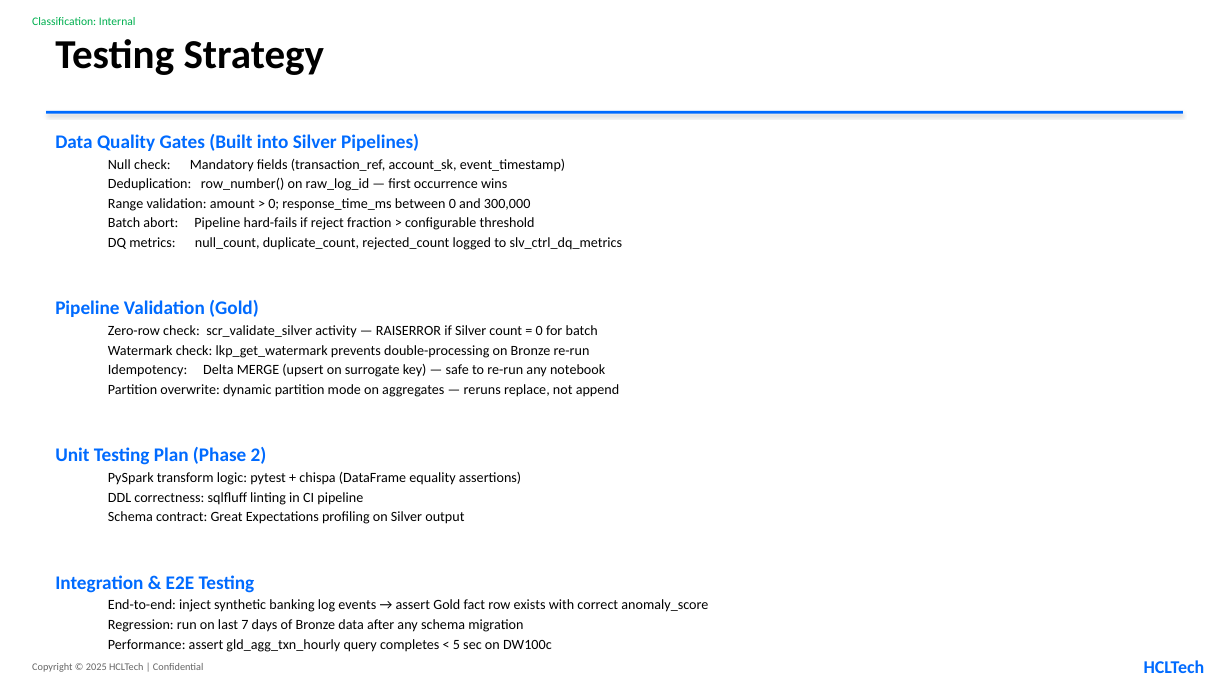
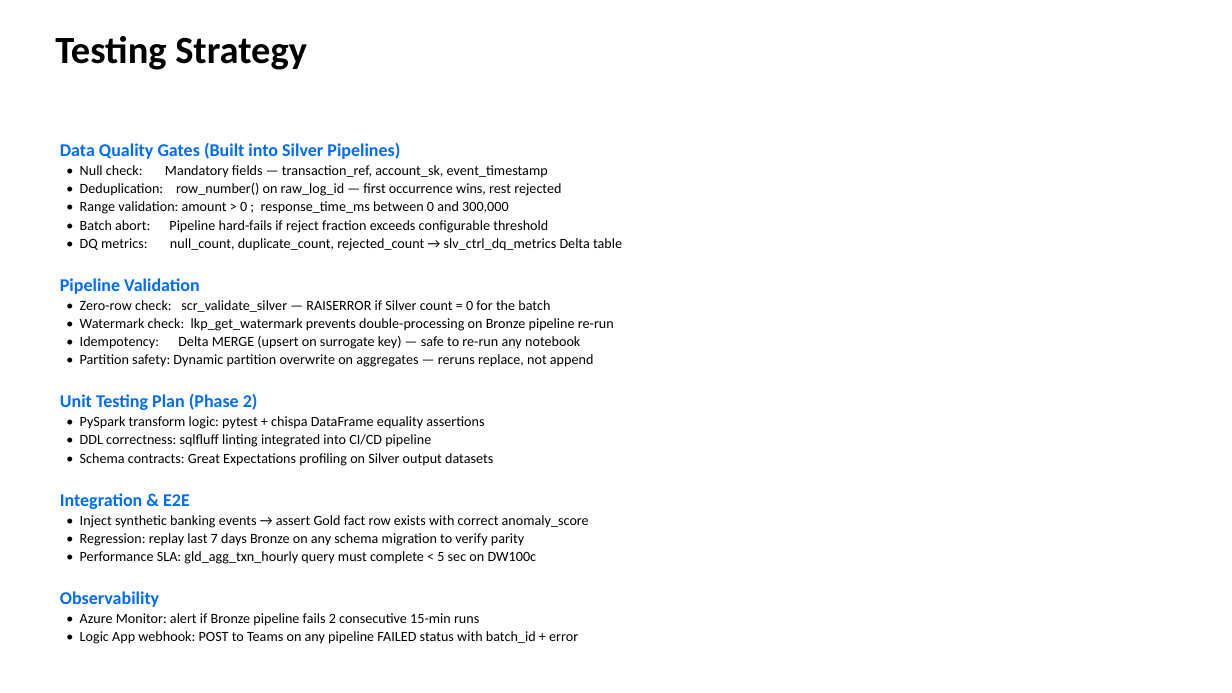
Before and after one commit to koundinyapappu-boop/ai-log-data-platform, a slide deck: slide 7 of docs/AI_Log_Analytics_Platform_HCLTech.pptx. Drawn at 1232x693 pixels with LibreOffice and Linux fonts; fonts in the diff are those of the drawing; background and template pictures are left out. Boxes give left, top, right and bottom in pixels: in the first picture for what was removed or moved away, otherwise in the second. Text is boxed around its words. In the diff, an @@ line names an element or a change of style, - is before the commit and + after.

```diff
--- a/docs/AI_Log_Analytics_Platform_HCLTech.pptx
+++ b/docs/AI_Log_Analytics_Platform_HCLTech.pptx
@@ text removed at (32,17,136,25) @@
-Classification: Internal
@@ text "Testing Strategy" at (55,36,307,70): size 32 to 30 pt @@
@@ rectangle removed at (46,111,1183,114) @@
@@ text "Data Quality Gates (Built into ...": place and size @@
-text "Data Quality Gates (Built into ..." at (55,134,708,652)
+text "Data Quality Gates (Built into ..." at (60,143,622,644)
@@ text at (60,143,400,607): size 15 to 14 pt in "Data Quality Gates (Built into Silver Pipelines)", "Unit Testing Plan (Phase 2)", "Observability"; less space between paragraphs @@
@@ text at (60,165,622,367): text changed @@
-  Null check: Mandatory fields (transaction_ref, account_sk, event_timestamp)
-  Deduplication: row_number() on raw_log_id — first occurrence wins
-  Range validation: amount > 0; response_time_ms between 0 and 300,000
-  Batch abort: Pipeline hard-fails if reject fraction > configurable threshold
-  DQ metrics: null_count, duplicate_count, rejected_count logged to slv_ctrl_dq_metrics
-Pipeline Validation (Gold)
-  Zero-row check: scr_validate_silver activity — RAISERROR if Silver count = 0 for batch
-  Watermark check: lkp_get_watermark prevents double-processing on Bronze re-run
-  Idempotency: Delta MERGE (upsert on surrogate key) — safe to re-run any notebook
-  Partition overwrite: dynamic partition mode on aggregates — reruns replace, not append
+• Null check: Mandatory fields — transaction_ref, account_sk, event_timestamp
+• Deduplication: row_number() on raw_log_id — first occurrence wins, rest rejected
+• Range validation: amount > 0 ; response_time_ms between 0 and 300,000
+• Batch abort: Pipeline hard-fails if reject fraction exceeds configurable threshold
+• DQ metrics: null_count, duplicate_count, rejected_count → slv_ctrl_dq_metrics Delta table
+Pipeline Validation
+• Zero-row check: scr_validate_silver — RAISERROR if Silver count = 0 for the batch
+• Watermark check: lkp_get_watermark prevents double-processing on Bronze pipeline re-run
+• Idempotency: Delta MERGE (upsert on surrogate key) — safe to re-run any notebook
+• Partition safety: Dynamic partition overwrite on aggregates — reruns replace, not append
@@ text at (60,416,589,564): text changed @@
-  PySpark transform logic: pytest + chispa (DataFrame equality assertions)
-  DDL correctness: sqlfluff linting in CI pipeline
-  Schema contract: Great Expectations profiling on Silver output
-Integration & E2E Testing
-  End-to-end: inject synthetic banking log events → assert Gold fact row exists with correct anomaly_score
-  Regression: run on last 7 days of Bronze data after any schema migration
-  Performance: assert gld_agg_txn_hourly query completes < 5 sec on DW100c
+• PySpark transform logic: pytest + chispa DataFrame equality assertions
+• DDL correctness: sqlfluff linting integrated into CI/CD pipeline
+• Schema contracts: Great Expectations profiling on Silver output datasets
+Integration & E2E
+• Inject synthetic banking events → assert Gold fact row exists with correct anomaly_score
+• Regression: replay last 7 days Bronze on any schema migration to verify parity
+• Performance SLA: gld_agg_txn_hourly query must complete < 5 sec on DW100c
@@ text at (80,613,578,644): text changed @@
-  Azure Monitor: alert if Bronze pipeline fails 2 consecutive runs
-  Logic App webhook: POST to Teams channel on any pipeline FAILED status
-  gld_anomaly_events.is_acknowledged feedback loop for ops validation
+• Azure Monitor: alert if Bronze pipeline fails 2 consecutive 15-min runs
+• Logic App webhook: POST to Teams on any pipeline FAILED status with batch_id + error
@@ text removed at (32,663,204,672) @@
-Copyright © 2025 HCLTech | Confidential
@@ text removed at (1144,660,1205,673) @@
-HCLTech
```
Also in this commit, not shown: 6 other slides changed, 1 slide added, 1 slide removed.
